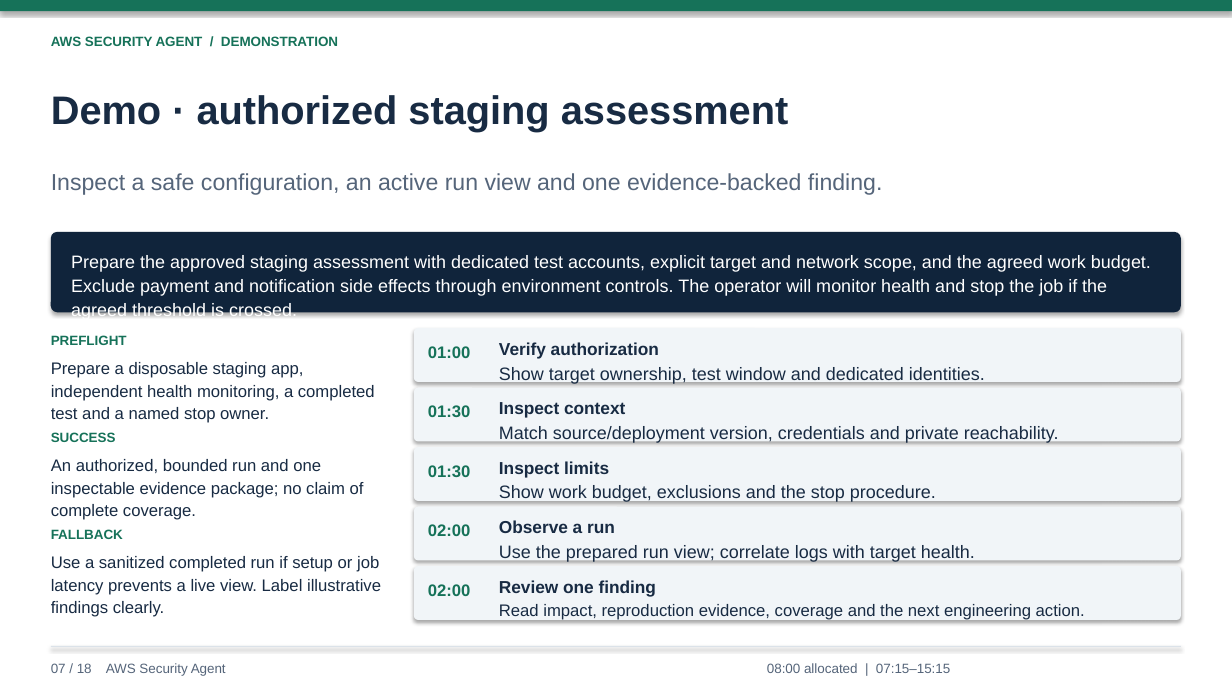
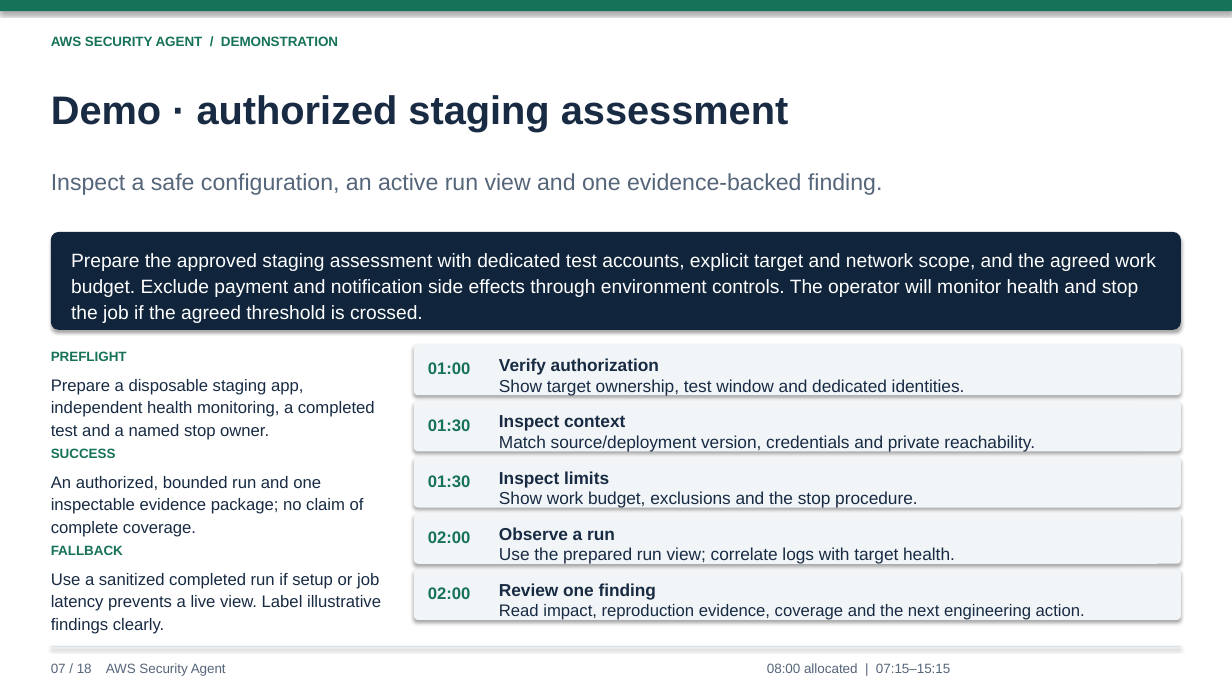
Before and after one commit to lyrel-dev/frontier-agents, a slide deck: slide 7 of presentations/aws-security-agent-presentation.pptx. Drawn at 1232x693 pixels with LibreOffice and Linux fonts; fonts in the diff are those of the drawing. Boxes give left, top, right and bottom in pixels: in the first picture for what was removed or moved away, otherwise in the second. Text is boxed around its words. In the diff, an @@ line names an element or a change of style, - is before the commit and + after.

```diff
--- a/presentations/aws-security-agent-presentation.pptx
+++ b/presentations/aws-security-agent-presentation.pptx
@@ rounded rectangle: place and size @@
-rounded rectangle at <box>51,232,1181,312</box>
+rounded rectangle at <box>51,232,1181,330</box>
@@ text "Prepare the approved staging assessment ..." at <box>71,253,1156,323</box>: size 14 to 15 pt @@
@@ 10 texts, 2 rounded rectangles: place and size @@
-10 texts, 2 rounded rectangles at <box>51,328,1181,617</box>
+10 texts, 2 rounded rectangles at <box>51,345,1181,634</box>
@@ size 14 to 13.5 pt in 4 elements at <box>499,547,955,564</box>, <box>499,491,917,508</box>, <box>499,435,1035,452</box>, <box>499,379,965,395</box> @@
@@ text "Show target ownership, test window ...": place and size @@
-text "Show target ownership, test window ..." at <box>499,367,985,384</box>
+text "Show target ownership, test window ..." at <box>499,379,965,395</box>
@@ text "Match source/deployment version, credentials and ...": place and size @@
-text "Match source/deployment version, credentials and ..." at <box>499,426,1059,443</box>
+text "Match source/deployment version, credentials and ..." at <box>499,435,1035,452</box>
@@ 2 texts, 1 rounded rectangle: place and size @@
-2 texts, 1 rounded rectangle at <box>414,447,1181,501</box>
+2 texts, 1 rounded rectangle at <box>414,457,1181,508</box>
@@ 2 texts, 1 rounded rectangle: place and size @@
-2 texts, 1 rounded rectangle at <box>414,506,1181,560</box>
+2 texts, 1 rounded rectangle at <box>414,513,1181,564</box>
```
